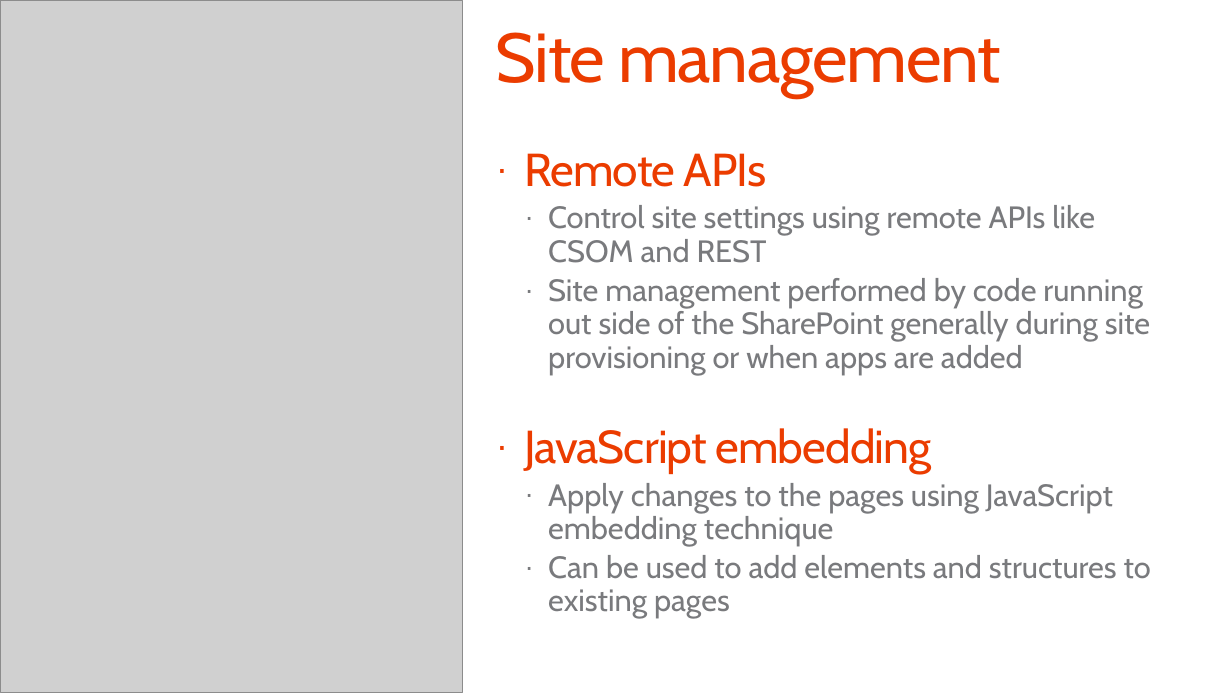
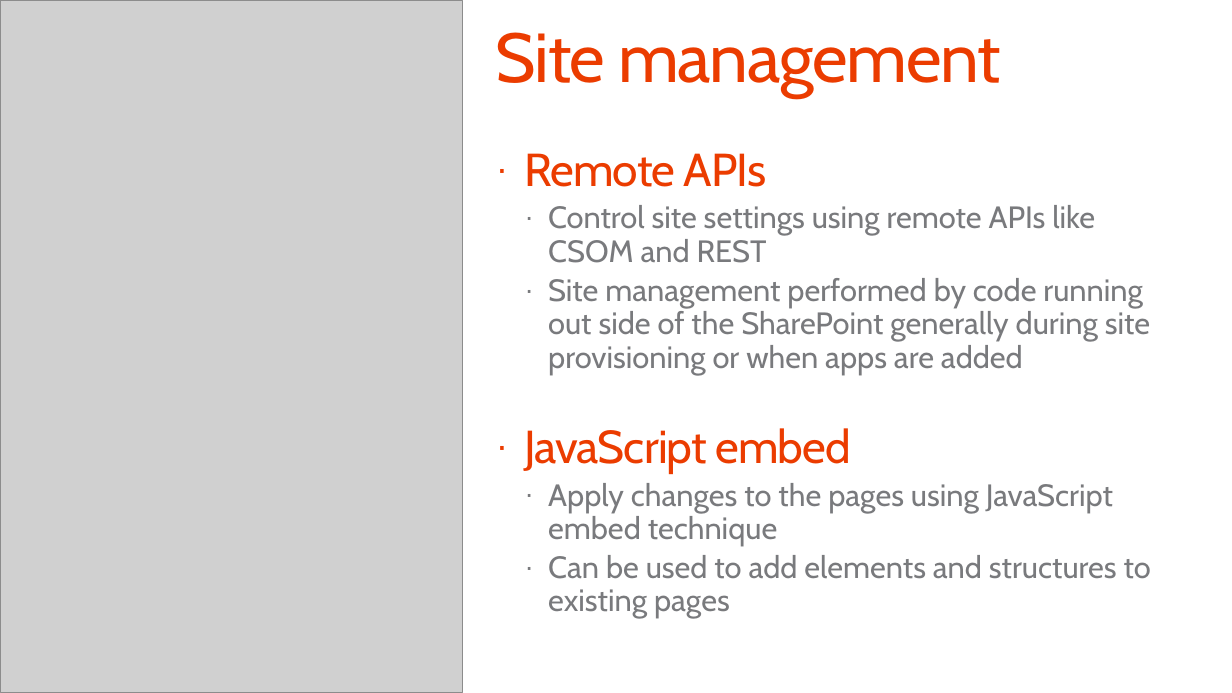
Before and after one commit to OfficeDev/TrainingContent, a slide deck: slide 7 of O3658/02 Managing site settings using app model/2_SiteManagement.pptx. Drawn at 1232x693 pixels with LibreOffice and Linux fonts; fonts in the diff are those of the drawing; grey boxes stand for pictures; background and template pictures are left out. Boxes give left, top, right and bottom in pixels: in the first picture for what was removed or moved away, otherwise in the second. Text is boxed around its words. In the diff, an @@ line names an element or a change of style, - is before the commit and + after.

Commit message:
Updated terminology for JS embed

```diff
--- a/O3658/02 Managing site settings using app model/2_SiteManagement.pptx
+++ b/O3658/02 Managing site settings using app model/2_SiteManagement.pptx
@@ text at <box>525,428,1113,546</box>: text changed @@
-· JavaScript embedding
-  · Apply changes to the pages using JavaScript embedding technique
+· JavaScript embed
+  · Apply changes to the pages using JavaScript embed technique
```
Also in this commit, not shown: 8 other slides changed, 1 other file.
